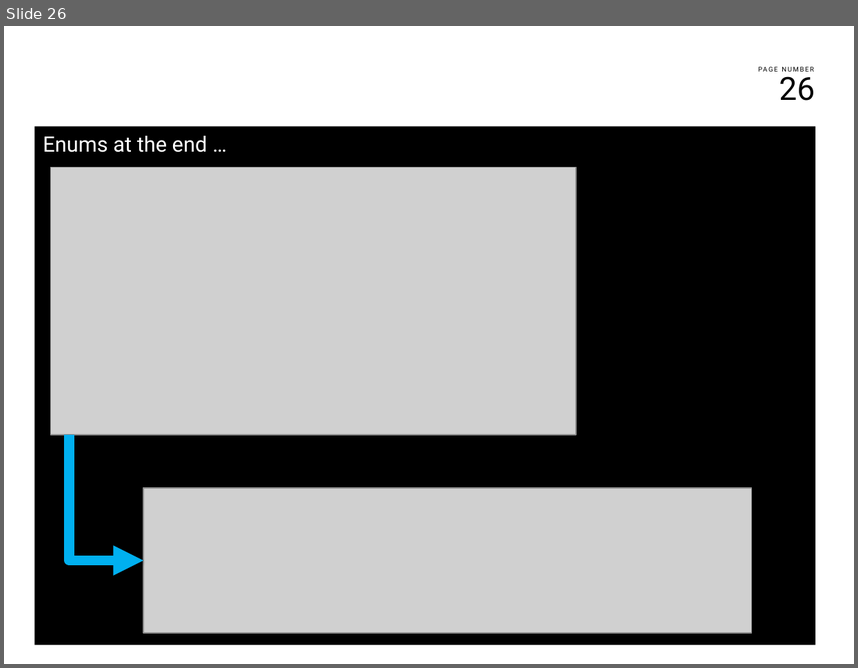
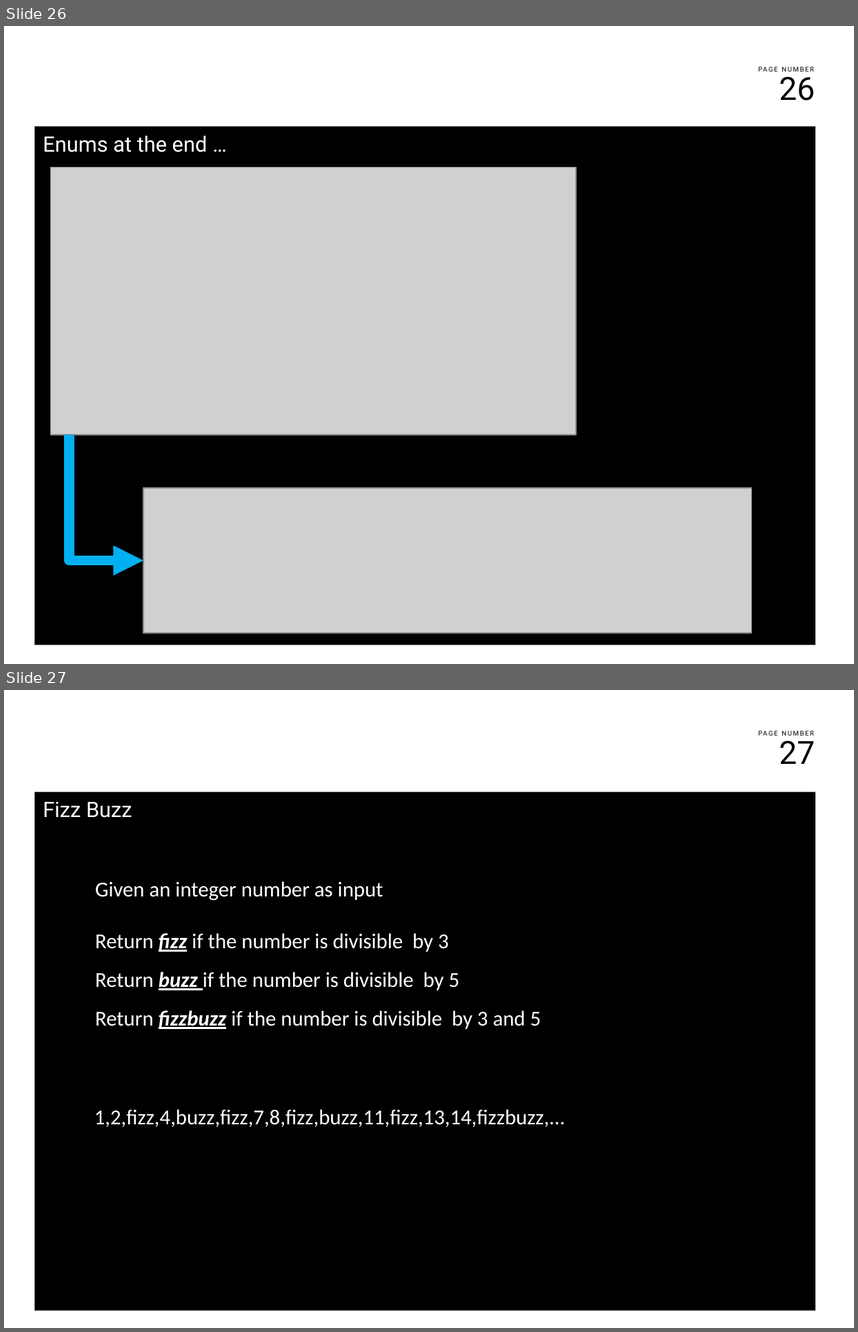
Before and after one commit to franco-melandri/NoIF, a slide deck: docs/noif.pptx. Shown one above the other, each under a label of ours: slide 26 before the commit, slides 26 and 27 after it. The pictures are 858x668 and 858x1332 pixels, drawn with LibreOffice and Linux fonts; fonts in the diff are those of the drawing; grey boxes stand for pictures; background and template pictures are left out. Boxes give left, top, right and bottom in pixels: in the first picture for what was removed or moved away, otherwise in the second. Text is boxed around its words. In the diff, an @@ line names an element or a change of style, - is before the commit and + after.

```diff
--- a/docs/noif.pptx
+++ b/docs/noif.pptx
@@ slide 27 added at <box>4,690,854,1328</box>, background #FFFFFF; not listed: 2 template elements that a slide beside it also shows @@
@@ text added at <box>34,792,816,1310</box>, fill #000000, 18 pt, text #FFFFFF @@
+Fizz Buzz
@@ text added at <box>95,881,383,900</box>, 18 pt, text #FFFFFF @@
+Given an integer number as input
@@ text added at <box>95,933,449,952</box>, 18 pt, text #FFFFFF @@
+Return fizz if the number is divisible by 3
@@ text added at <box>95,972,460,990</box>, 18 pt, text #FFFFFF @@
+Return buzz if the number is divisible by 5
@@ text added at <box>95,1010,542,1029</box>, 18 pt, text #FFFFFF @@
+Return fizzbuzz if the number is divisible by 3 and 5
@@ text added at <box>94,1109,565,1127</box>, 18 pt, text #FFFFFF @@
+1,2,fizz,4,buzz,fizz,7,8,fizz,buzz,11,fizz,13,14,fizzbuzz,…
```
Also in this commit, not shown: 2 slides changed, 4 other slides added, 1 other file.
